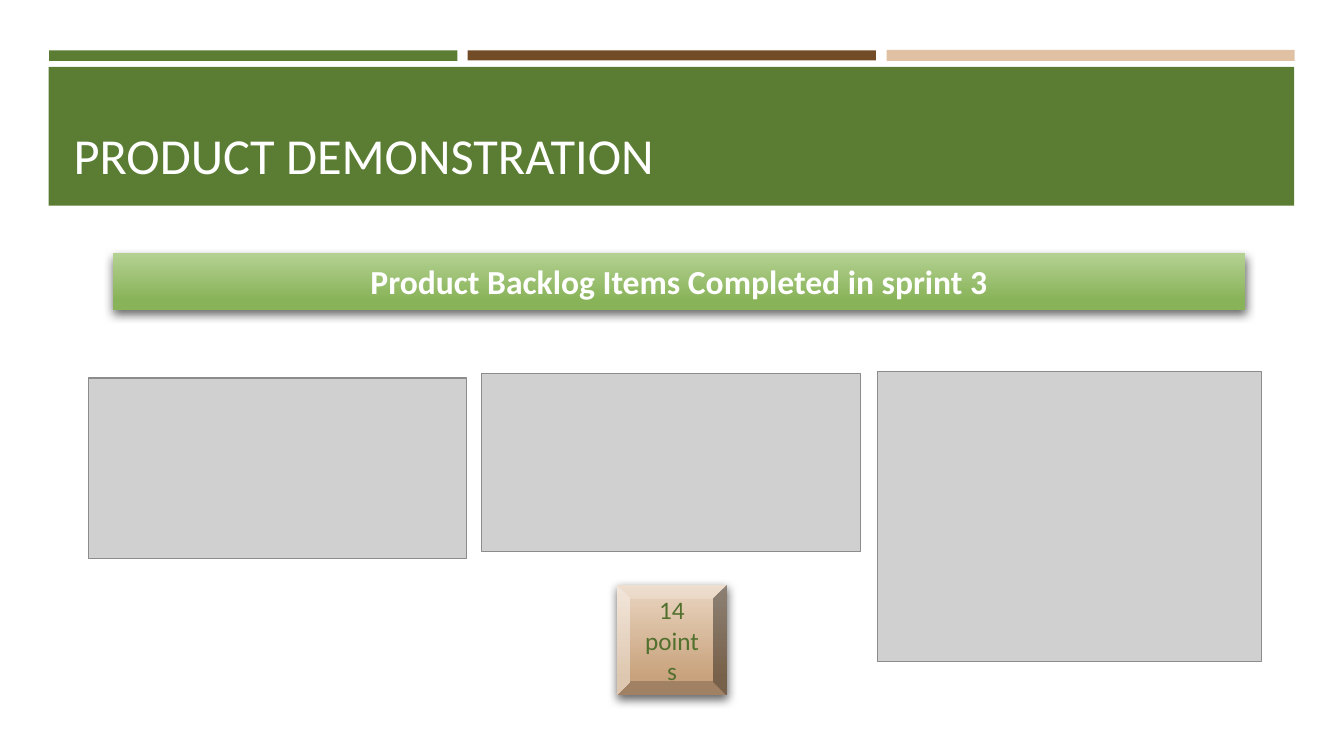
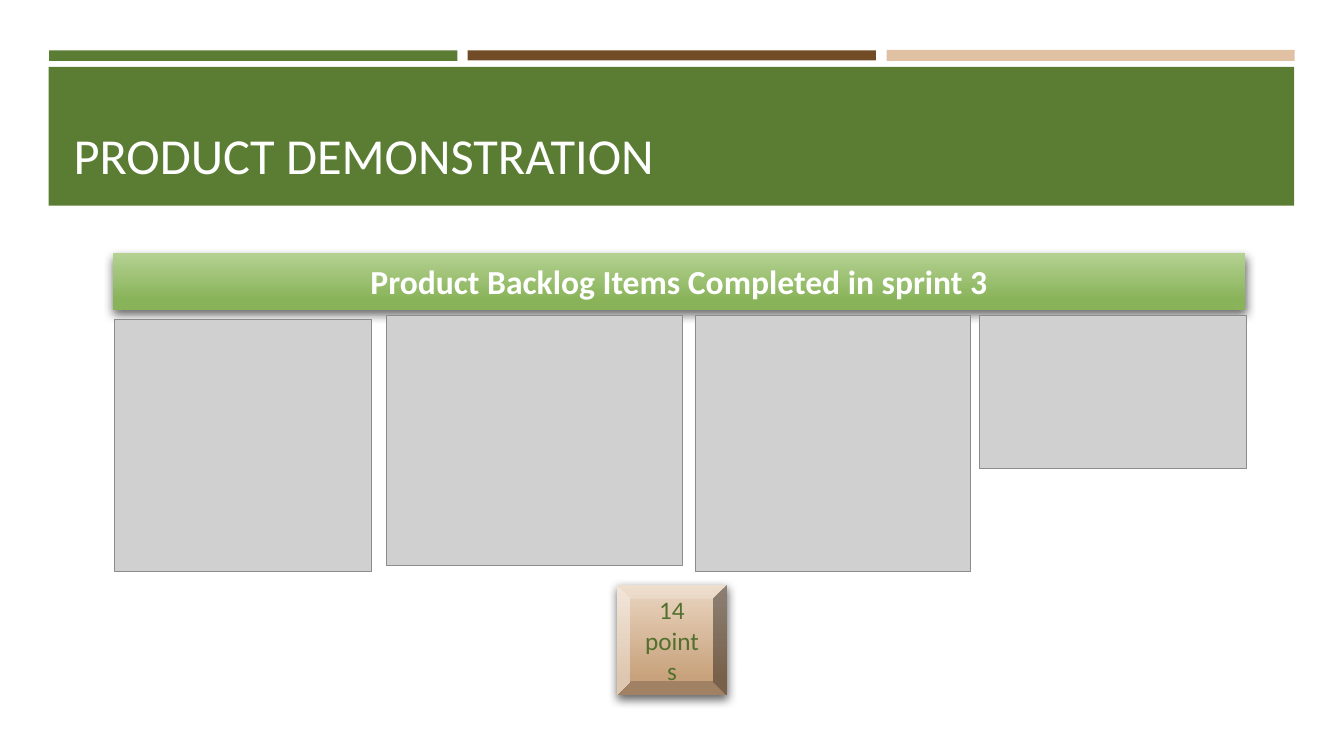
Before and after one commit to thisaintwork/AgileDungeonTrekking, a slide deck: slide 5 of Dec 2022 Sprint Review.pptx. Drawn at 1344x756 pixels with LibreOffice and Linux fonts; fonts in the diff are those of the drawing; grey boxes stand for pictures. Boxes give left, top, right and bottom in pixels: in the first picture for what was removed or moved away, otherwise in the second. Text is boxed around its words. In the diff, an @@ line names an element or a change of style, - is before the commit and + after.

Commit message:
Updates slide 5. Updated the list of sprint issues

```diff
--- a/Dec 2022 Sprint Review.pptx
+++ b/Dec 2022 Sprint Review.pptx
@@ picture: place and size @@
-picture at (89, 378, 467, 559)
+picture at (115, 320, 371, 571)
@@ picture added at (386, 316, 682, 567) @@
@@ picture added at (696, 316, 972, 572) @@
@@ picture added at (980, 316, 1247, 469) @@
@@ picture removed at (482, 373, 861, 552) @@
@@ picture removed at (877, 372, 1261, 662) @@
```
